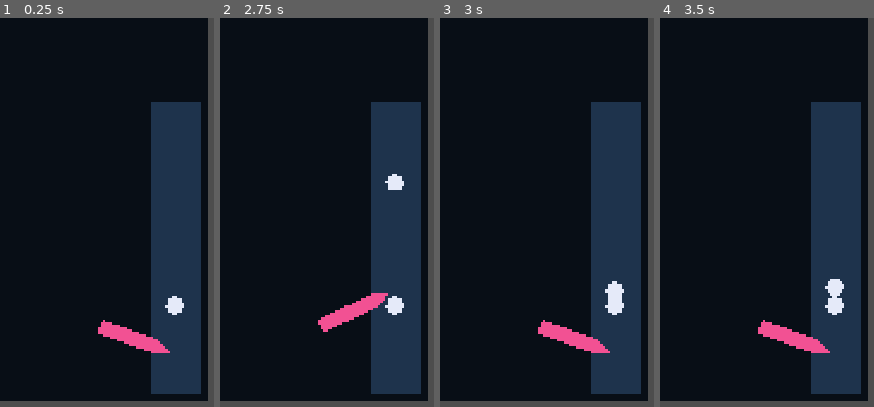
Above: before the commit, frames 1-4 (left to right).
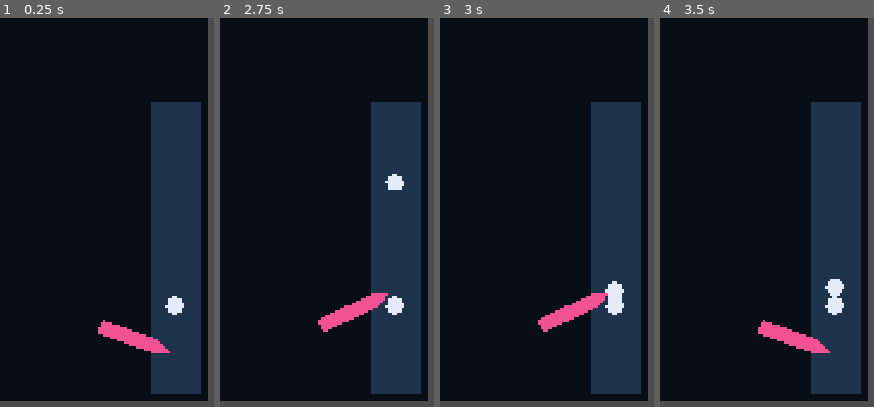
Above: after the commit, the same moments.

Repository: Nairolf138/NairolFlipper
Game: Godot game, scene res://scenes/app/Main.tscn
The game is run twice, just before and just after one commit, with the same random seed, the same clock (stepped at 60 frames per second) and the same inputs.
Inputs (mouse positions are % of the whole screen's width and height, from its top left):
- Up to frame 1 (0.25 s): no input
- Up to frame 2 (2.75 s): tap Enter at 0.5 s; move the mouse to (73, 45) at 0.52 s; hold D (flipper_right) 0.53-1.25 s; hold Space (launch_ball) 0.53-1.25 s; click (73, 45) at 0.67 s; drag from (29, 55) to (outside the picture) at 1.27 s; move the mouse to (61, 27) at 2.02 s; hold D (flipper_right) from 2.03 s (still down); hold Space (launch_ball) from 2.03 s (still down)
- Up to frame 3 (3 s): release D (flipper_right) at 2.75 s; release Space (launch_ball) at 2.75 s; drag from (45, 71) to (91, 79) at 2.77 s
- Up to frame 4 (3.5 s): no input
The pictures show only the part of the screen within x 50-100%, y 50-100%; the shares and areas given below are measured in that part.

Frames 1-2 are identical in both runs. In frame 3, 2.1% of the frame differs, in the area x 45-80%, y 70-87%; in frame 4, nothing differs.

Commit message:
feat: add mobile touch controls

Diff:
--- a/scripts/app/main.gd
+++ b/scripts/app/main.gd
@@ -11,6 +11,7 @@
 var remaining_balls: int = 3
 var active_ball_index: int = 0
 var game_over: bool = false
+var active_touches: Dictionary[int, StringName] = {}
 
 
 func _ready() -> void:
@@ -26,10 +27,55 @@
 
 func _unhandled_input(event: InputEvent) -> void:
 	if event.is_action_pressed("launch_ball"):
-		if game_over:
-			restart_game()
-		else:
-			balls[active_ball_index].launch_ball()
+		_launch_or_restart()
+	elif event is InputEventScreenTouch:
+		_handle_touch(event)
+	elif event is InputEventScreenDrag:
+		_handle_touch_drag(event)
+
+
+func _launch_or_restart() -> void:
+	if game_over:
+		restart_game()
+	else:
+		balls[active_ball_index].launch_ball()
+
+
+func _handle_touch(event: InputEventScreenTouch) -> void:
+	if event.pressed:
+		if event.position.y < get_viewport_rect().size.y * 0.65:
+			_launch_or_restart()
+			return
+		var action := _flipper_action_for_position(event.position)
+		active_touches[event.index] = action
+		Input.action_press(action)
+	else:
+		_release_touch(event.index)
+
+
+func _handle_touch_drag(event: InputEventScreenDrag) -> void:
+	if not active_touches.has(event.index):
+		return
+	var previous_action: StringName = active_touches[event.index]
+	var action := _flipper_action_for_position(event.position)
+	if action == previous_action:
+		return
+	Input.action_release(previous_action)
+	Input.action_press(action)
+	active_touches[event.index] = action
+
+
+func _release_touch(touch_index: int) -> void:
+	if not active_touches.has(touch_index):
+		return
+	Input.action_release(active_touches[touch_index])
+	active_touches.erase(touch_index)
+
+
+func _flipper_action_for_position(touch_position: Vector2) -> StringName:
+	if touch_position.x < get_viewport_rect().size.x * 0.5:
+		return &"flipper_left"
+	return &"flipper_right"
 
 
 func _on_bumper_hit(points: int, _bumper_name: StringName) -> void:
Not shown, changed: AUTONOMY_STATE.md
Not shown, changed: docs/BACKLOG.md
Not shown, changed: docs/UX_UI.md
Not shown, changed: tests/test_bootstrap.py
